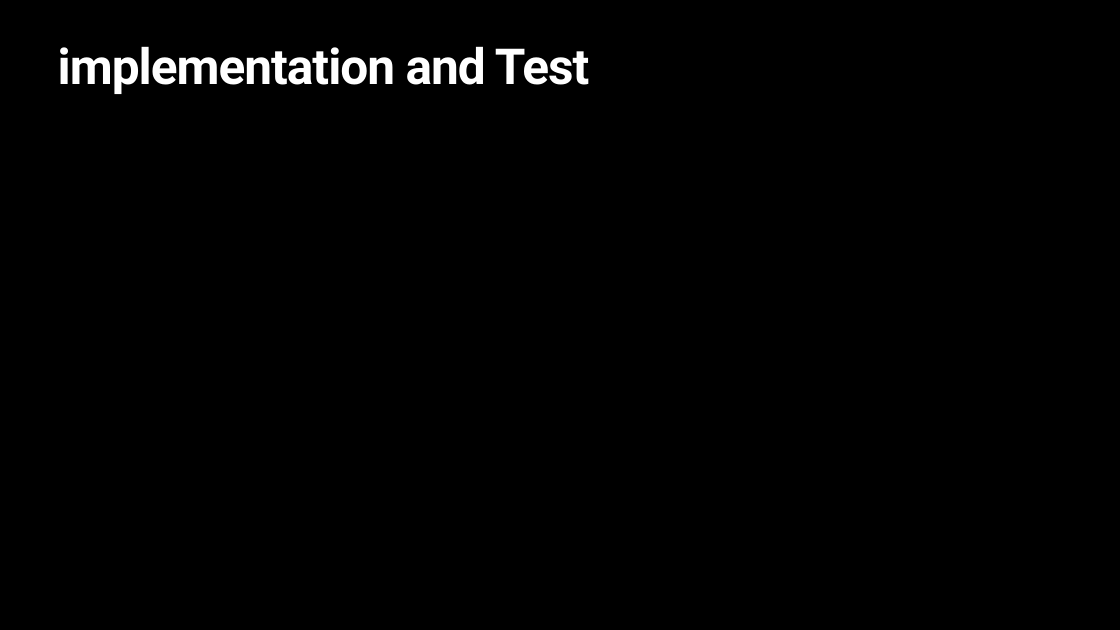
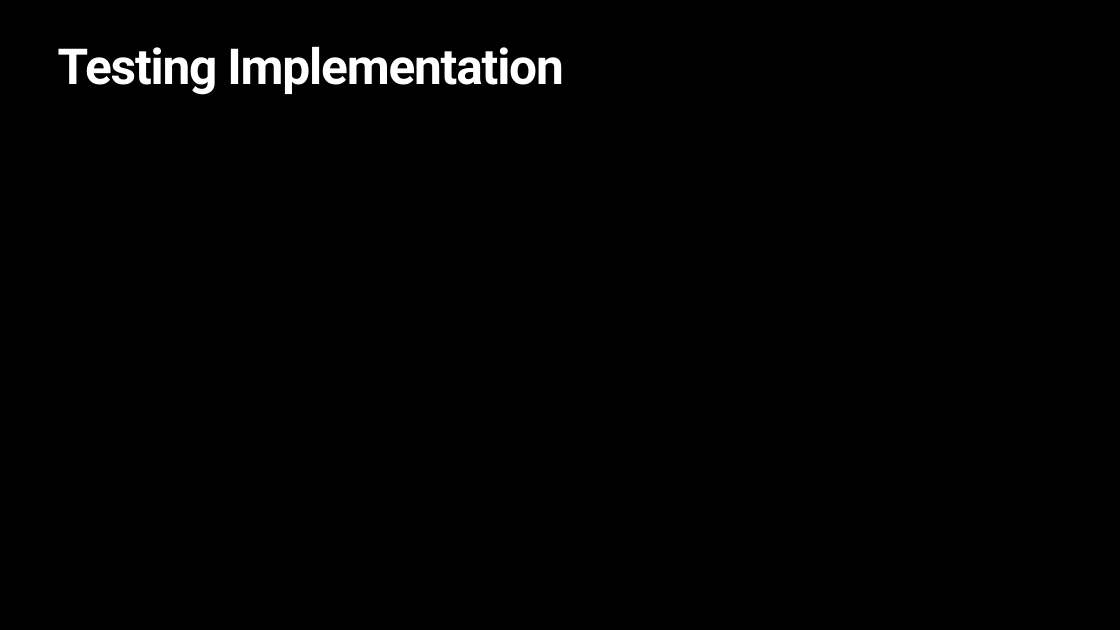
Before and after one commit to xzh1106/CMPT276, a slide deck: slide 8 of Documents/presentation.pptx. Drawn at 1120x630 pixels with LibreOffice and Linux fonts; fonts in the diff are those of the drawing; background and template pictures are left out. Boxes give left, top, right and bottom in pixels: in the first picture for what was removed or moved away, otherwise in the second. Text is boxed around its words. In the diff, an @@ line names an element or a change of style, - is before the commit and + after.

```diff
--- a/Documents/presentation.pptx
+++ b/Documents/presentation.pptx
@@ title at [58,46,563,95]: text changed @@
-implementation and Test
+Testing Implementation
```
Also in this commit, not shown: 9 other slides changed, 2 slides added, 2 slides removed.
